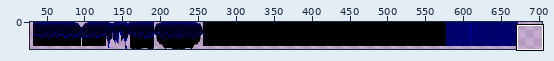
File history of a sprite sheet, images/sprites/ghost/tiles.png. Above: a wide view before the commit, with the close-up outlined.
Close-up. Before the commit:
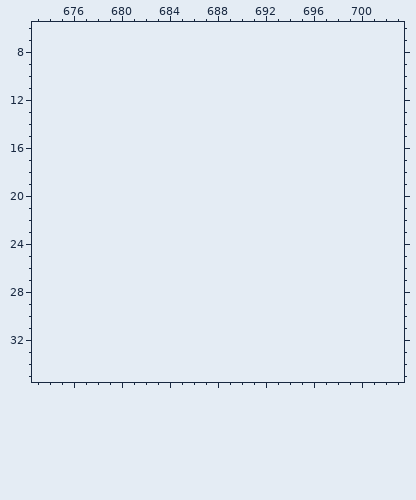
The file is 672x36 pixels. Pixels under 10% opacity are left out. Colours within 5 levels of each other are drawn and written as one. Shown: x 673..703, y 6..35. The old version is drawn lined up with the new one, on the new canvas. The wide view leaves out empty margins.
Once edited:
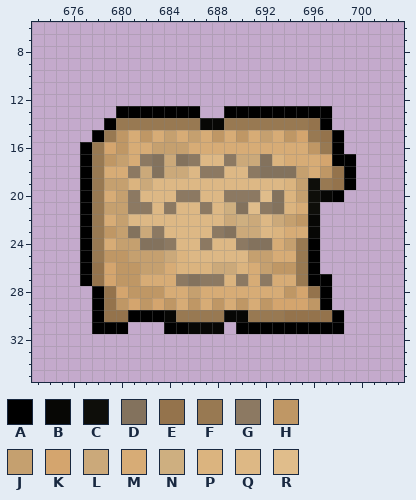
Palette (. is transparent): A #000000  B #070705  C #0e0e0a  D #83725d  E #94734c  F #987952  G #8c7962  H #bf9765  J #c5a06f  K #d4a56e  L #cba97a  M #d7ac76  N #ceaf80  P #dbb47f  Q #ddb885  R #e0bd8b
What changed:
canvas 672x36 -> 704x36
Changed rows in their new state; - is an unchanged pixel.
first column x 677:
13 ---AAAAAAA--AAAAAAAAA--
14 --AFFFFFFFBBFFFFFFFEA--
15 -AFHMHMJMJMHMHMJMHKFEA-
16 AFKHMMJJJMMMMMMMMMMHFA-
17 AFHJMGDLDGQQGLLDPMMMKAA
18 AFMMGLDLLQGGQQGDDDJMHEA
19 AFJJPLQQQQQQQQQQQPJCFEA
20 AFMJGQQQGGQQGGGRDPJCBA-
21 AFJJGGQGQQGQNDRGDPMC---
22 AFMJQQQQQQQQLNLQLJHB---
23 AFHJDLGQQQQGDLLQPMMB---
24 AFMJJDDGQQGQQGDDMJFA---
25 AFHHJJJLPQQQQQJJMMFA---
26 AEKHHJJMPPPLLPMJHHFA---
27 AEKHHMMMGDGGPGMGMMFAA--
28 -AEKHHHMMJMMMMMMMHKEA--
29 -AEHKHKHMHMHMHMHKKKHA--
30 -AEEAAABFFFFBBFFFEEEEA-
31 -AAA---AABBB-AAAAAAAAA-
